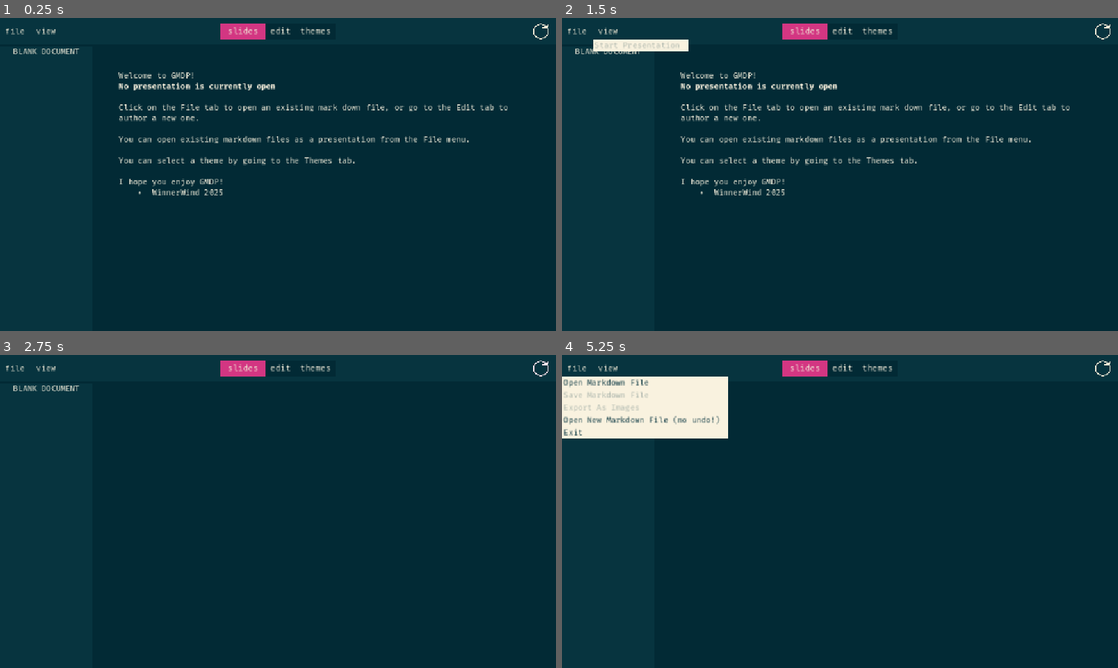
Above: before the commit, frames 1-4 (two rows, left to right).
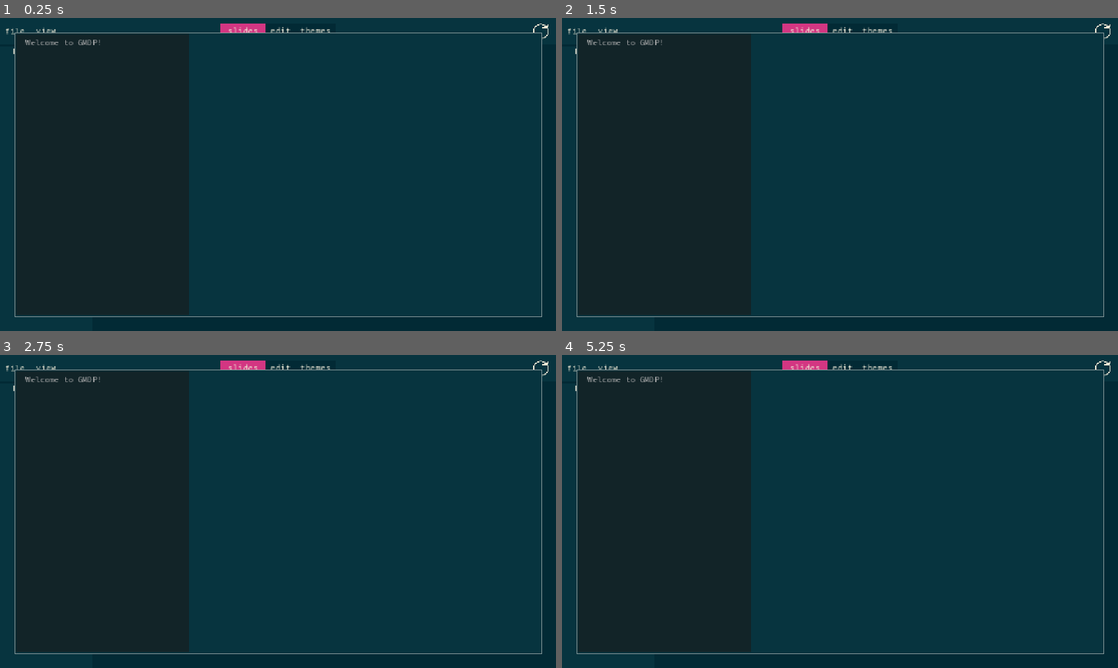
Above: after the commit, the same moments.

Repository: WinnerWind/gmdp
Game: Godot game, scene res://scenes/main.tscn
Same seed, same stepped clock (60 frames per second), same inputs: the game is played once before the commit and once after it.
Inputs (mouse positions are in pixels of both pictures, inside the frame that each line leads up to):
- Up to frame 1 (0.25 s): no input
- Up to frame 2 (1.5 s): click "file" at 0.5 s; click "view" at 1.25 s
- Up to frame 3 (2.75 s): click (539, 367) at 2 s
- Up to frame 4 (5.25 s): click "file" at 2.75 s; click "view" at 3.5 s; click (1101, 367) at 4.25 s; click "file" at 5 s

The runs differ from the first frame. In frame 1, 3.6% of the frame differs, in the area x 2-98%, y 4-96%; in frame 2, 4.0%; in frame 3, 1.1%; in frame 4, 6.7%, in the area x 0-98%, y 4-96%.
Error after the commit: Attempt to call function 'get_directories' in base 'null instance' on a null instance. (res://scripts/ui/views/help_panel.gd:17)

Commit message:
Basic loading of the docs tree

Diff:
--- a/scenes/main.tscn
+++ b/scenes/main.tscn
@@ -10,6 +10,7 @@
 [ext_resource type="PackedScene" uid="uid://b04phw386lbcv" path="res://scenes/prefabs/theme_entry.tscn" id="5_tbgi4"]
 [ext_resource type="Script" uid="uid://catm6dbuc0lhh" path="res://scripts/ui/scroll_point_emitter.gd" id="7_85g3d"]
 [ext_resource type="Script" uid="uid://b8bku7umsla6m" path="res://scripts/ui/views/warnings_panel.gd" id="10_choun"]
+[ext_resource type="Script" uid="uid://bon4gqlm1pwvx" path="res://scripts/ui/views/help_panel.gd" id="11_ya4ey"]
 
 [node name="Main" type="PanelContainer" node_paths=PackedStringArray("main_slide_sorter", "main_slide_scroll", "slide_buttons_sorter", "text_editor", "editor_panel", "themes_view", "slides_view", "location_label", "view_button", "file_button", "warning_panel", "open_file", "save_file")]
 anchors_preset = 15
@@ -347,6 +348,30 @@
 layout_mode = 2
 text = "Close"
 
+[node name="Help Panel" type="MarginContainer" parent="." node_paths=PackedStringArray("tree", "content_label")]
+layout_mode = 2
+theme_type_variation = &"MarginsPopup"
+script = ExtResource("11_ya4ey")
+tree = NodePath("Panel/Sorter/Tree")
+content_label = NodePath("Panel/Sorter/Content")
+docs_path = "res://docs/Welcome to GMDP!"
+
+[node name="Panel" type="PanelContainer" parent="Help Panel"]
+layout_mode = 2
+theme_type_variation = &"PanelPopup"
+
+[node name="Sorter" type="HBoxContainer" parent="Help Panel/Panel"]
+layout_mode = 2
+
+[node name="Tree" type="Tree" parent="Help Panel/Panel/Sorter"]
+layout_mode = 2
+size_flags_horizontal = 3
+
+[node name="Content" type="RichTextLabel" parent="Help Panel/Panel/Sorter"]
+layout_mode = 2
+size_flags_horizontal = 3
+size_flags_stretch_ratio = 2.0
+
 [connection signal="send_file_notification" from="." to="Warnings Panel" method="send_file_notification"]
 [connection signal="send_notification" from="." to="Warnings Panel" method="send_notification"]
 [connection signal="id_pressed" from="NavSorter/Navbar/MarginContainer/Sorter/Left/file" to="." method="file_menu_functions"]
--- /dev/null
+++ b/scripts/ui/views/help_panel.gd
@@ -0,0 +1,52 @@
+extends MarginContainer
+class_name HelpPanel
+
+@export var tree:Tree
+@export var content_label:RichTextLabel
+@export_dir var docs_path:String
+
+func _ready() -> void:
+	load_docs_in_dir(docs_path)
+
+
+func load_docs_in_dir(directory_path:String = "") -> void:
+	var dir_name := directory_path.trim_prefix(directory_path.get_base_dir()+"/")
+	var parent_dir_name := directory_path.trim_suffix("/"+dir_name).trim_prefix(docs_path+"/")
+	var dir = DirAccess.open(directory_path)
+	set_tree_button(dir_name, parent_dir_name if not parent_dir_name == docs_path.trim_suffix("/"+dir_name) else "")
+	for directory:String in dir.get_directories():
+		load_docs_in_dir(directory_path +"/" + directory)
+
+func load_index_file(path:String) -> void:
+	var index_path := path + "/index.md"
+	if FileAccess.file_exists(index_path):
+		var file = FileAccess.open(index_path, FileAccess.READ)
+
+func set_tree_button(child_name:String, parent_name:String = "") -> void:
+	if parent_name == "": #looking for root
+		var parent = tree.create_item()
+		parent.set_text(0,child_name)
+	else: #Has a parent
+		# find parent item
+		print(find_tree_item_by_text(tree.get_root(), parent_name).get_text(0))
+		var parent = find_tree_item_by_text(tree.get_root(), parent_name)
+		var child = tree.create_item(parent)
+		child.set_text(0,child_name)
+
+func find_tree_item_by_text(current_item: TreeItem, target_text: String, column_index: int = 0) -> TreeItem:
+	if current_item == null:
+		return null
+
+	# Check the text of the current item in the specified column
+	if current_item.get_text(column_index) == target_text:
+		return current_item
+
+	# Check children
+	var child = current_item.get_first_child()
+	while child != null:
+		var found_item = find_tree_item_by_text(child, target_text, column_index)
+		if found_item != null:
+			return found_item
+		child = child.get_next()
+
+	return null
Not shown: 1 places in scenes/main.tscn that only renumber resources
Not shown, added: scripts/ui/views/help_panel.gd.uid
